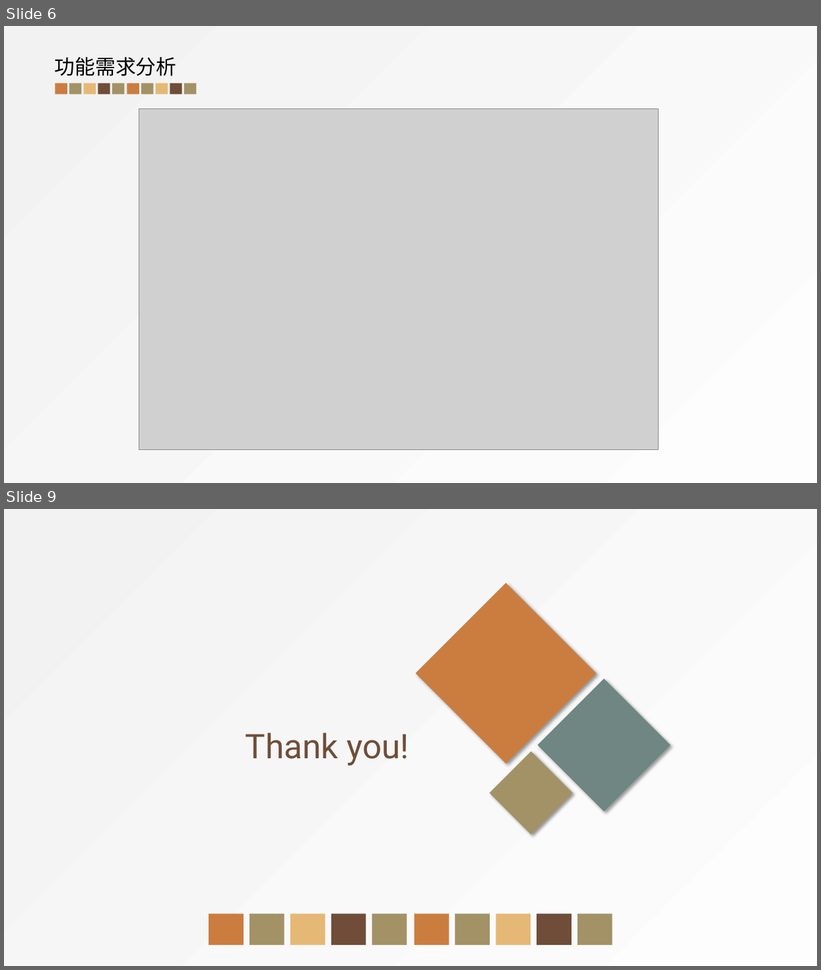
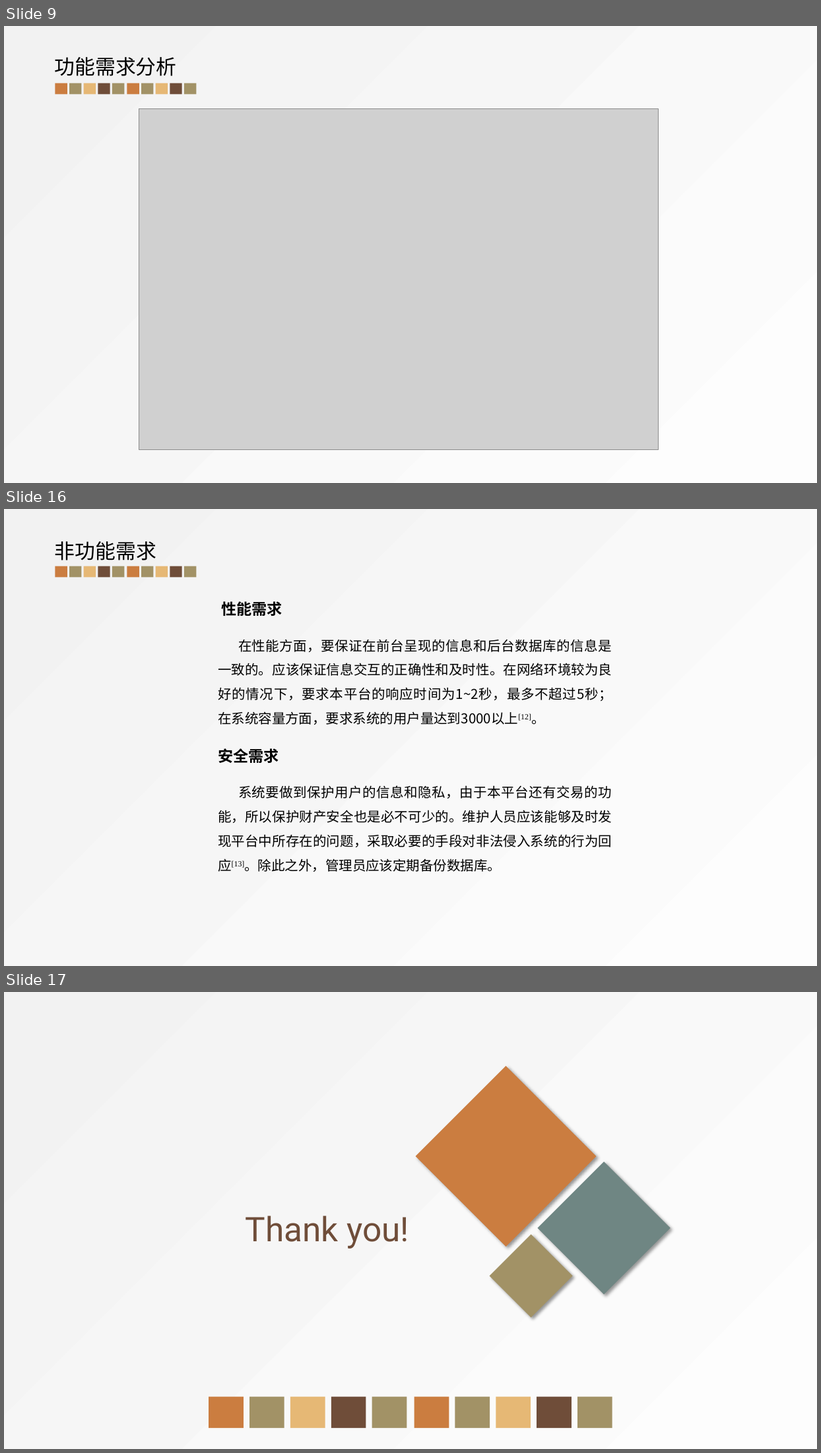
Before and after one commit to huiscool/sre-homework, a slide deck: 第三组.pptx. Shown one above the other, each under a label of ours: slides 6 and 9 before the commit, slides 9, 16 and 17 after it; the slides between them are not shown. The pictures are 821x970 and 821x1453 pixels, drawn with LibreOffice and Linux fonts; fonts in the diff are those of the drawing; grey boxes stand for pictures. Boxes give left, top, right and bottom in pixels: in the first picture for what was removed or moved away, otherwise in the second. Text is boxed around its words. In the diff, an @@ line names an element or a change of style, - is before the commit and + after.

Commit message:
update ppt

```diff
--- a/第三组.pptx
+++ b/第三组.pptx
@@ slide 16 added at <box>4,509,817,966</box>, background gradient #FDFDFD to #F2F2F2 @@
@@ text added at <box>55,541,156,560</box>, 24 pt, text #000000 @@
+非功能需求
@@ group added at <box>55,566,196,578</box>: 10 rectangles @@
@@ text added at <box>218,601,613,872</box>, 16 pt, text #000000 @@
+性能需求
+在性能方面，要保证在前台呈现的信息和后台数据库的信息是一致的。应该保证信息交互的正确性和及时性。在网络环境较为良好的情况下，要求本平台的响应时间为1~2秒，最多不超过5秒；在系统容量方面，要求系统的用户量达到3000以上[12]。
+安全需求
+系统要做到保护用户的信息和隐私，由于本平台还有交易的功能，所以保护财产安全也是必不可少的。维护人员应该能够及时发现平台中所存在的问题，采取必要的手段对非法侵入系统的行为回应[13]。除此之外，管理员应该定期备份数据库。
@@ what was slide 6 is now slide 9 @@
@@ what was slide 9 is now slide 17 @@
```
Also in this commit, not shown: 2 slides changed, 8 other slides added, 1 slide removed, 2 other files.
